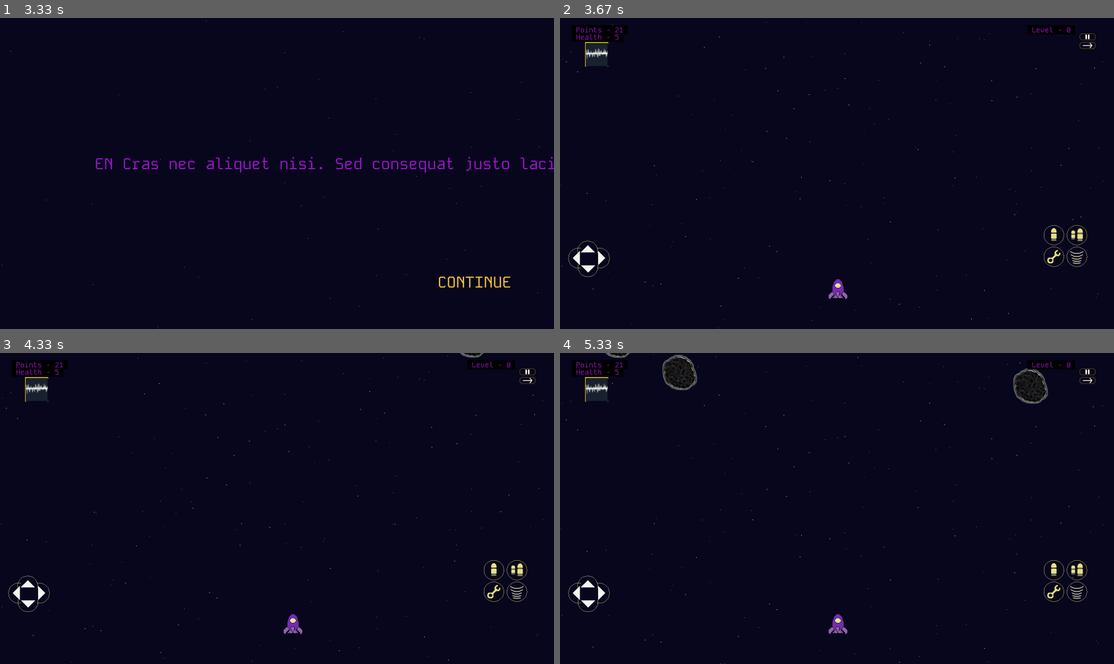
Above: before the commit, frames 1-4 (two rows, left to right).
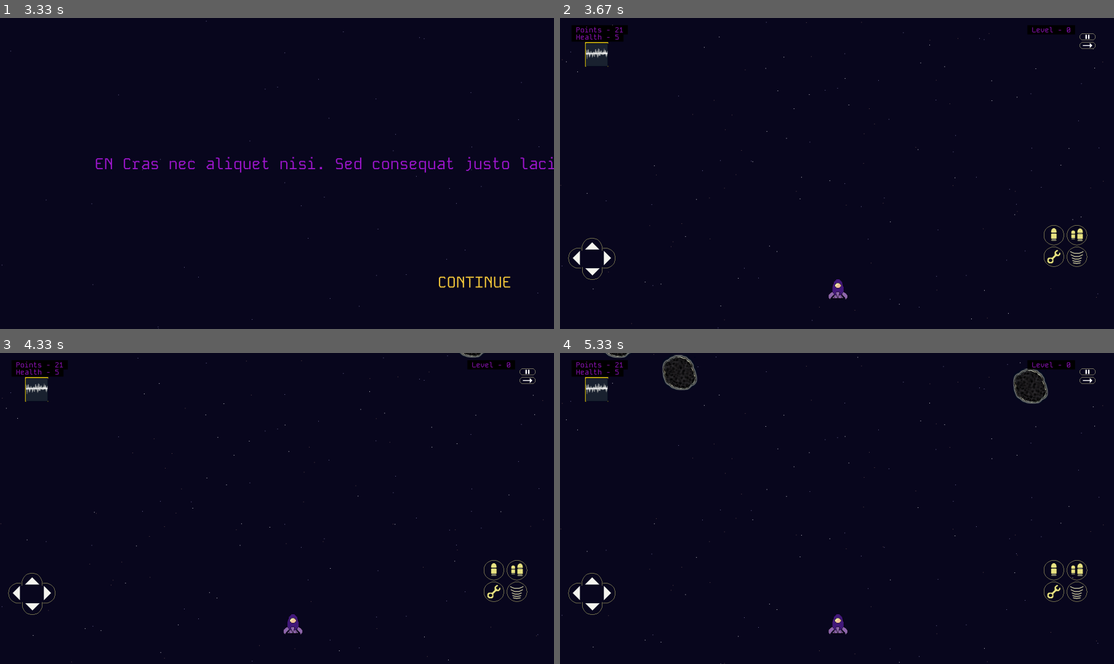
Above: after the commit, the same moments.

Repository: MicaelaEdith/spacecraftGame-pygame
Game: pygame game, started from main.py
Two runs of this game, one before a commit and one after it. Both use one fixed random seed, a clock stepped at 60 frames per second and the inputs below.
Inputs (mouse positions are in pixels of both pictures, inside the frame that each line leads up to):
- Up to frame 1 (3.33 s): press the mouse at (55, 105) at 0.37 s; move the mouse to (177, 185) at 0.47 s; release the mouse at (293, 266) at 0.6 s; press the mouse at (476, 282) at 1.2 s; move the mouse to (481, 285) at 1.3 s; release the mouse at (487, 291) at 1.43 s; press the mouse at (476, 282) at 1.53 s; move the mouse to (349, 282) at 1.63 s; release the mouse at (227, 282) at 1.77 s; press the mouse at (476, 282) at 1.87 s; move the mouse to (432, 201) at 1.97 s; release the mouse at (393, 117) at 2.1 s
- Up to frame 2 (3.67 s): no input
- Up to frame 3 (4.33 s): press the mouse at (44, 592) at 4.03 s; move the mouse to (238, 561) at 4.13 s; release the mouse at (437, 533) at 4.27 s
- Up to frame 4 (5.33 s): press the mouse at (576, 592) at 4.37 s; move the mouse to (626, 548) at 4.47 s; release the mouse at (681, 502) at 4.6 s; press the mouse at (1086, 371) at 4.7 s; move the mouse to (969, 496) at 4.8 s; release the mouse at (848, 620) at 4.93 s; press the mouse at (593, 604) at 5.03 s; move the mouse to (676, 502) at 5.13 s; release the mouse at (759, 396) at 5.27 s

Frame 1 is identical in both runs. In frame 2, 0.4% of the frame differs, in the area x 3-97%, y 4-90%; in frame 3, 0.4%; in frame 4, 0.4%.

Commit message:
imgs-buttons

Diff:
--- a/cinematics.py
+++ b/cinematics.py
@@ -19,9 +19,9 @@
         self.buttons = []
         self.count = 0
         self.animation = []
-        self.animation.append(pygame.image.load("Assets/Buttons/1980/Chad0.png").convert())
-        self.animation.append(pygame.image.load("Assets/Buttons/1980/Chad1.png").convert())
-        self.animation.append(pygame.image.load("Assets/Buttons/1980/Chad2.png").convert())
+        self.animation.append(pygame.image.load("Assets/Buttons/Chad0.png").convert())
+        self.animation.append(pygame.image.load("Assets/Buttons/Chad1.png").convert())
+        self.animation.append(pygame.image.load("Assets/Buttons/Chad2.png").convert())
         self.animation[0].set_colorkey([255, 224, 9])
         self.animation[1].set_colorkey([255, 224, 9])
         self.animation[2].set_colorkey([255, 224, 9])
--- a/main.py
+++ b/main.py
@@ -36,7 +36,10 @@
 
 if screenWidth > 1920 or screenHeight > 1080:
     full_hd = True
-    img_button = 'Assets/Buttons/1980/'
+    scale_factor = 2
+else:
+    scale_factor = 1.3
+
 
 
 display = pygame.display.set_mode((screenWidth, screenHeight), pygame.SRCALPHA)
@@ -71,20 +74,19 @@
 
 meteorite = Meteorite(screenWidth, screenHeight)
 
-
 if not full_hd:
     buttons_left = [
-        Button(60, screenHeight // 3 * 2.15 , img_button + "up_arrow_.png"),
-        Button(60, screenHeight // 3 * 2.15 + 55, img_button + "down_arrow_.png"),
-        Button(20, screenHeight // 3 * 2.15 + 25, img_button + "left_arrow_.png"),
-        Button(100, screenHeight // 3 * 2.15 + 25, img_button + "right_arrow_.png"),
+        Button(75, screenHeight // 3 * 2.15 - 10, img_button + "up_arrow.png"),
+        Button(75, screenHeight // 3 * 2.15 + 65, img_button + "down_arrow.png"),
+        Button(20, screenHeight // 3 * 2.15 + 25, img_button + "left_arrow.png"),
+        Button(120, screenHeight // 3 * 2.15 + 25, img_button + "right_arrow.png"),
     ]
 
     buttons_right = [
         Button((screenWidth - 245), screenHeight // 3 * 2, img_button + "actionA.png"),
         Button((screenWidth - 165), screenHeight // 3 * 2, img_button + "actionB.png"),
         Button((screenWidth - 245), screenHeight // 3 * 2 + 75, img_button + "actionC.png"),
-        Button((screenWidth - 165), screenHeight // 3 * 2 + 75, img_button + "actionDa.png"),
+        Button((screenWidth - 165), screenHeight // 3 * 2 + 75, img_button + "actionD.png"),
     ]
 
     buttons_menu = [
--- a/map.py
+++ b/map.py
@@ -161,9 +161,9 @@
         self.level = 0
         self.full_hd = False
         self.animation = []
-        self.animation.append(pygame.image.load("Assets/Buttons/1980/Chad0.png"))
-        self.animation.append(pygame.image.load("Assets/Buttons/1980/Chad1.png"))
-        self.animation.append(pygame.image.load("Assets/Buttons/1980/Chad2.png"))
+        self.animation.append(pygame.image.load("Assets/Buttons/Chad0.png"))
+        self.animation.append(pygame.image.load("Assets/Buttons/Chad1.png"))
+        self.animation.append(pygame.image.load("Assets/Buttons/Chad2.png"))
         self.animation[0].set_colorkey([255, 224, 9])
         self.animation[1].set_colorkey([255, 224, 9])
         self.animation[2].set_colorkey([255, 224, 9])
Binary file removed: Assets/Buttons/1980/actionA.png
Binary file removed: Assets/Buttons/1980/actionB.png
Binary file removed: Assets/Buttons/1980/actionC.png
Binary file removed: Assets/Buttons/1980/actionD.png
Binary file removed: Assets/Buttons/1980/down_arrow.png
Binary file removed: Assets/Buttons/1980/exit.png
Binary file removed: Assets/Buttons/1980/left_arrow.png
Binary file removed: Assets/Buttons/1980/pause.png
Binary file removed: Assets/Buttons/1980/right_arrow.png
Binary file removed: Assets/Buttons/1980/up_arrow.png
Renamed: Assets/Buttons/1980/Chad0.png -> Assets/Buttons/Chad0.png
Renamed: Assets/Buttons/1980/Chad1.png -> Assets/Buttons/Chad1.png
(and 19 more such lines)
